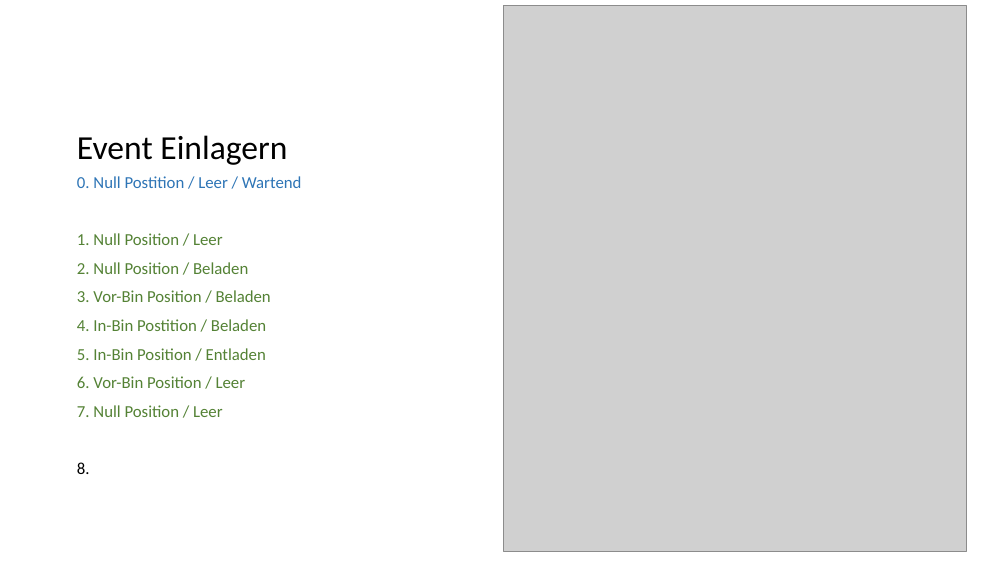
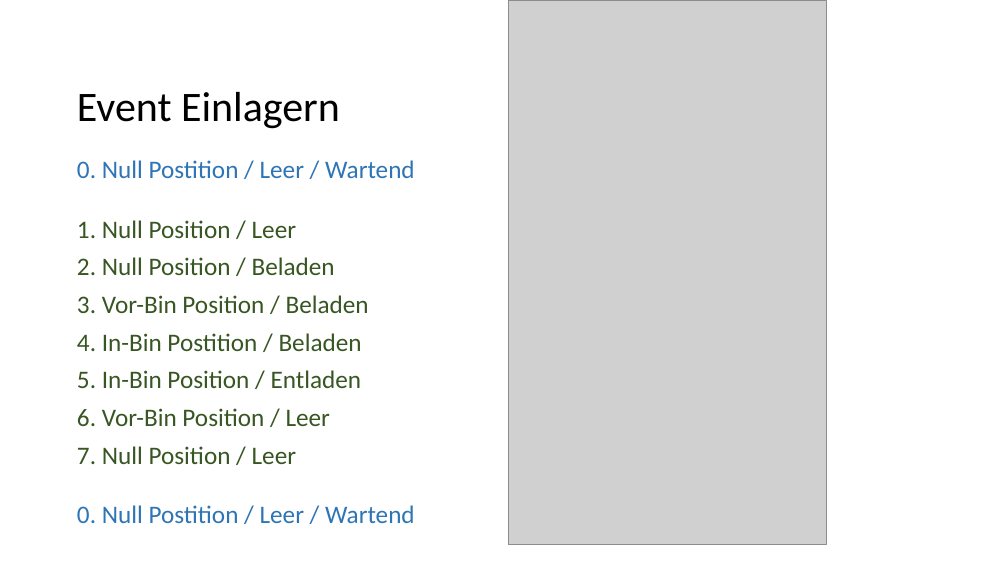
Before and after one commit to fabaff/high-rack-warehouse, a slide deck: slide 3 of docs/Praesentation.pptm. Drawn at 1008x567 pixels with LibreOffice and Linux fonts; fonts in the diff are those of the drawing; grey boxes stand for pictures; background and template pictures are left out. Boxes give left, top, right and bottom in pixels: in the first picture for what was removed or moved away, otherwise in the second. Text is boxed around its words. In the diff, an @@ line names an element or a change of style, - is before the commit and + after.

Commit message:
Some Updates -> Presentation

```diff
--- a/docs/Praesentation.pptm
+++ b/docs/Praesentation.pptm
@@ picture: place and size @@
-picture at [504, 6, 966, 551]
+picture at [508, 0, 827, 545]
@@ title "Event Einlagern": place and size @@
-title "Event Einlagern" at [77, 135, 287, 165]
+title "Event Einlagern" at [77, 92, 340, 129]
@@ title "Event Einlagern" at [77, 92, 340, 129]: size 32 to 40 pt @@
@@ text "0. Null Postition / Leer ...": place and size @@
-text "0. Null Postition / Leer ..." at [77, 176, 302, 474]
+text "0. Null Postition / Leer ..." at [77, 160, 415, 523]
@@ text at [77, 160, 415, 464]: size 16 to 24 pt in "0. Null Postition / Leer / Wartend", "1. Null Position / Leer", "2. Null Position / Beladen", "3. Vor-Bin Position / Beladen" and 4 more places; text colour #548235 to #385723 in "1. Null Position / Leer", "2. Null Position / Beladen", "3. Vor-Bin Position / Beladen", "4. In-Bin Postition / Beladen" and 3 more places @@
@@ text at [77, 505, 415, 523]: text changed; size 16 to 24 pt; text colour #000000 to #2E75B6 @@
-8.
+0. Null Postition / Leer / Wartend
```
Also in this commit, not shown: 1 other slide changed.
